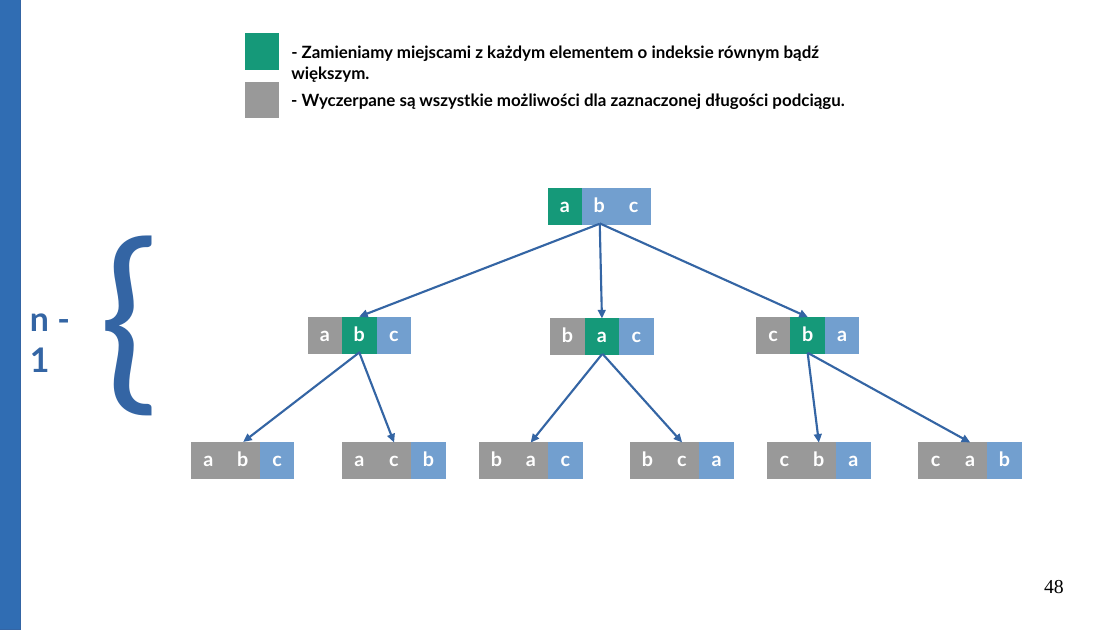
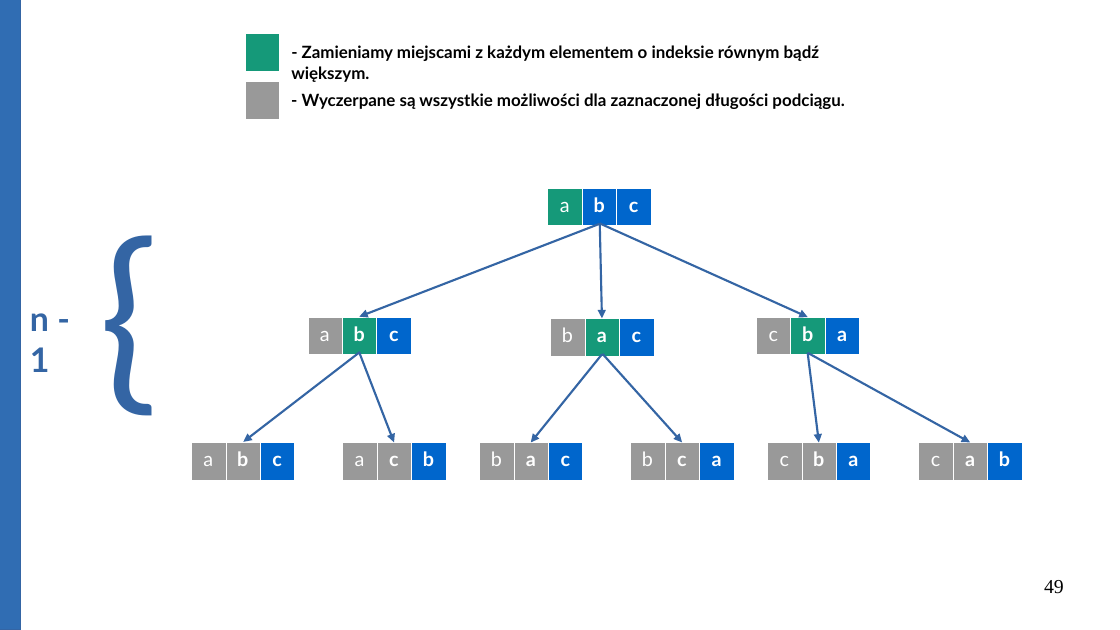
Before and after one commit to Michael-Wisniewski/algorithmic-workshop, a slide deck: slide 49 of gotowa.odp (slide 48 before the commit). Drawn at 1120x630 pixels with LibreOffice and Linux fonts; fonts in the diff are those of the drawing. Boxes give left, top, right and bottom in pixels: in the first picture for what was removed or moved away, otherwise in the second. Text is boxed around its words. In the diff, an @@ line names an element or a change of style, - is before the commit and + after.

```diff
--- a/gotowa.odp
+++ b/gotowa.odp
@@ table at (548,188,651,224) @@
@@ fill #729FCF to #0066CC in 2 cells @@
@@ bold off in "a" @@
@@ borders changed @@
@@ table at (308,317,412,353) @@
@@ fill #729FCF to #0066CC in row 1, column 3 @@
@@ bold off in "a" @@
@@ borders changed @@
@@ table at (551,318,655,355) @@
@@ fill #729FCF to #0066CC in row 1, column 3 @@
@@ bold off in "b" @@
@@ borders changed @@
@@ table at (756,317,860,353) @@
@@ fill #729FCF to #0066CC in row 1, column 3 @@
@@ bold off in "c" @@
@@ borders changed @@
@@ table at (191,442,295,478) @@
@@ fill #729FCF to #0066CC in row 1, column 3 @@
@@ bold off in "a" @@
@@ borders changed @@
@@ table at (343,442,446,479) @@
@@ fill #729FCF to #0066CC in row 1, column 3 @@
@@ bold off in "a" @@
@@ borders changed @@
@@ table at (480,442,583,478) @@
@@ fill #729FCF to #0066CC in row 1, column 3 @@
@@ bold off in "b" @@
@@ borders changed @@
@@ table at (630,442,734,479) @@
@@ fill #729FCF to #0066CC in row 1, column 3 @@
@@ bold off in "b" @@
@@ borders changed @@
@@ table at (767,443,871,479) @@
@@ fill #729FCF to #0066CC in row 1, column 3 @@
@@ bold off in "c" @@
@@ borders changed @@
@@ table at (919,442,1022,479) @@
@@ fill #729FCF to #0066CC in row 1, column 3 @@
@@ bold off in "c" @@
@@ borders changed @@
@@ page number at (1044,580,1064,594): text changed @@
-48
+49
```
Also in this commit, not shown: 16 other slides changed, 11 slides added, 2 slides removed, 8 other files.
